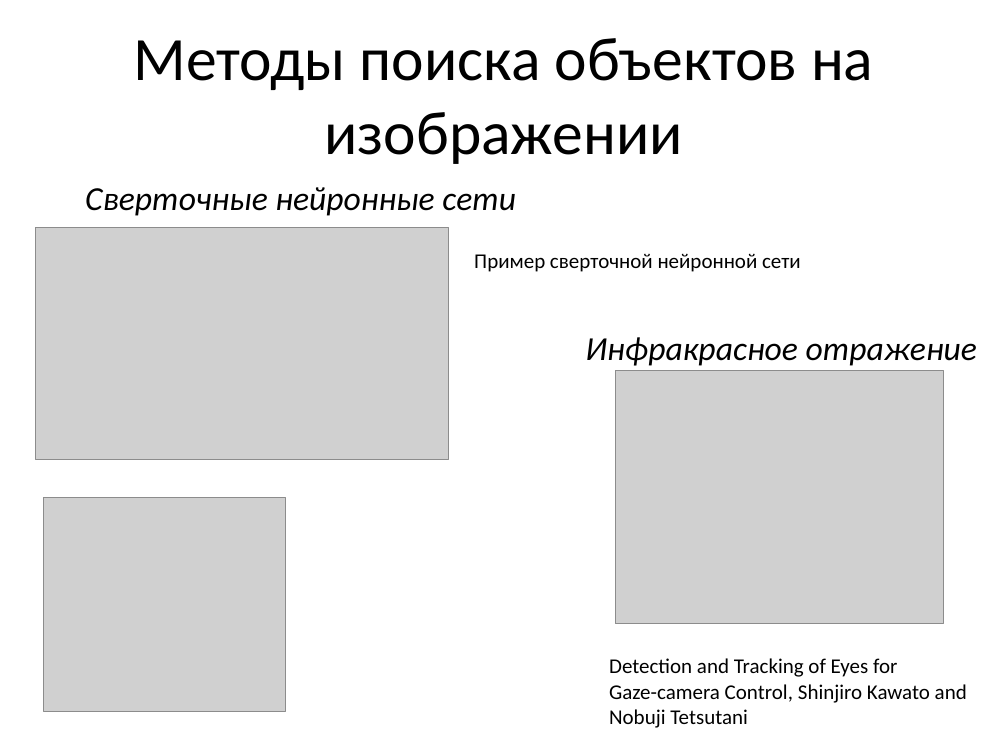
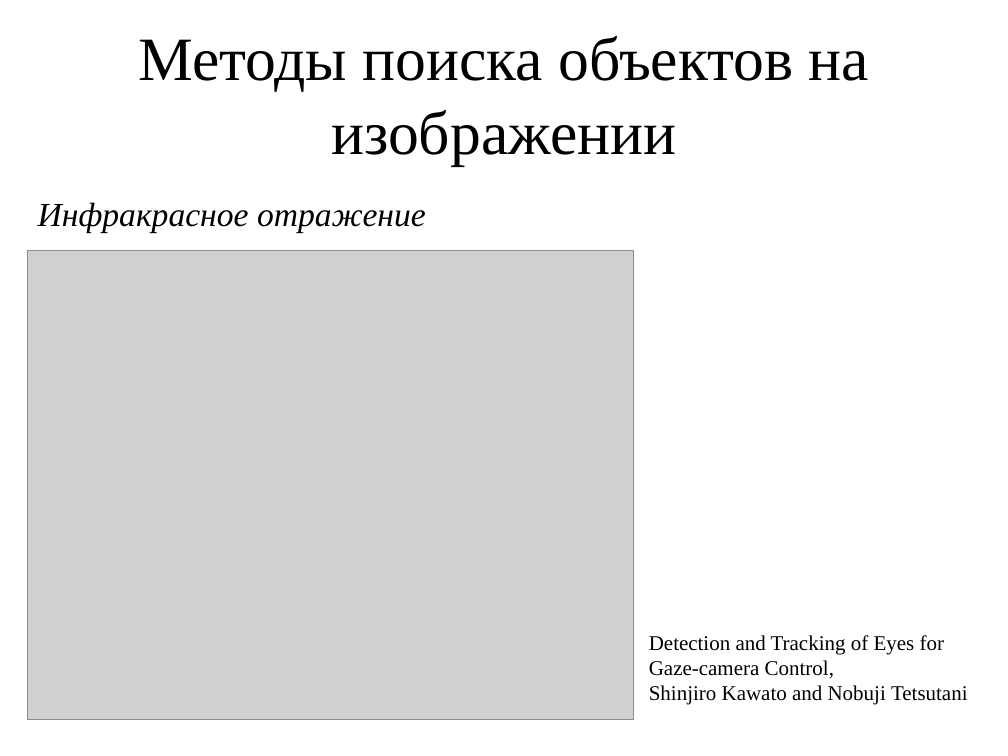
Before and after one commit to takentui/EyeWindowsController, a slide deck: slide 6 of Система альтернативного управления ПК.pptx (slide 5 before the commit). Drawn at 1008x756 pixels with LibreOffice and Linux fonts; fonts in the diff are those of the drawing; grey boxes stand for pictures. Boxes give left, top, right and bottom in pixels: in the first picture for what was removed or moved away, otherwise in the second. Text is boxed around its words. In the diff, an @@ line names an element or a change of style, - is before the commit and + after.

```diff
--- a/Система альтернативного управления ПК.pptx
+++ b/Система альтернативного управления ПК.pptx
@@ font Calibri to Times New Roman in 3 elements at (x1=138, y1=36, x2=869, y2=166), (x1=649, y1=635, x2=968, y2=705), (x1=38, y1=202, x2=426, y2=232) @@
@@ text "Инфракрасное отражение" moved from (x1=585, y1=337, x2=977, y2=366) to (x1=38, y1=202, x2=426, y2=232) @@
@@ text removed at (x1=85, y1=187, x2=516, y2=216) @@
-Сверточные нейронные сети
@@ picture removed at (x1=35, y1=227, x2=448, y2=459) @@
@@ picture resized from (x1=615, y1=370, x2=943, y2=624) to (x1=28, y1=251, x2=634, y2=720) @@
@@ text removed at (x1=474, y1=253, x2=801, y2=272) @@
-Пример сверточной нейронной сети
@@ picture removed at (x1=43, y1=497, x2=285, y2=712) @@
@@ text "Detection and Tracking of Eyes ..." moved from (x1=609, y1=658, x2=967, y2=728) to (x1=649, y1=635, x2=968, y2=705) @@
```
Also in this commit, not shown: 7 other slides changed, 21 slides added, 3 slides removed, 6 other files.
